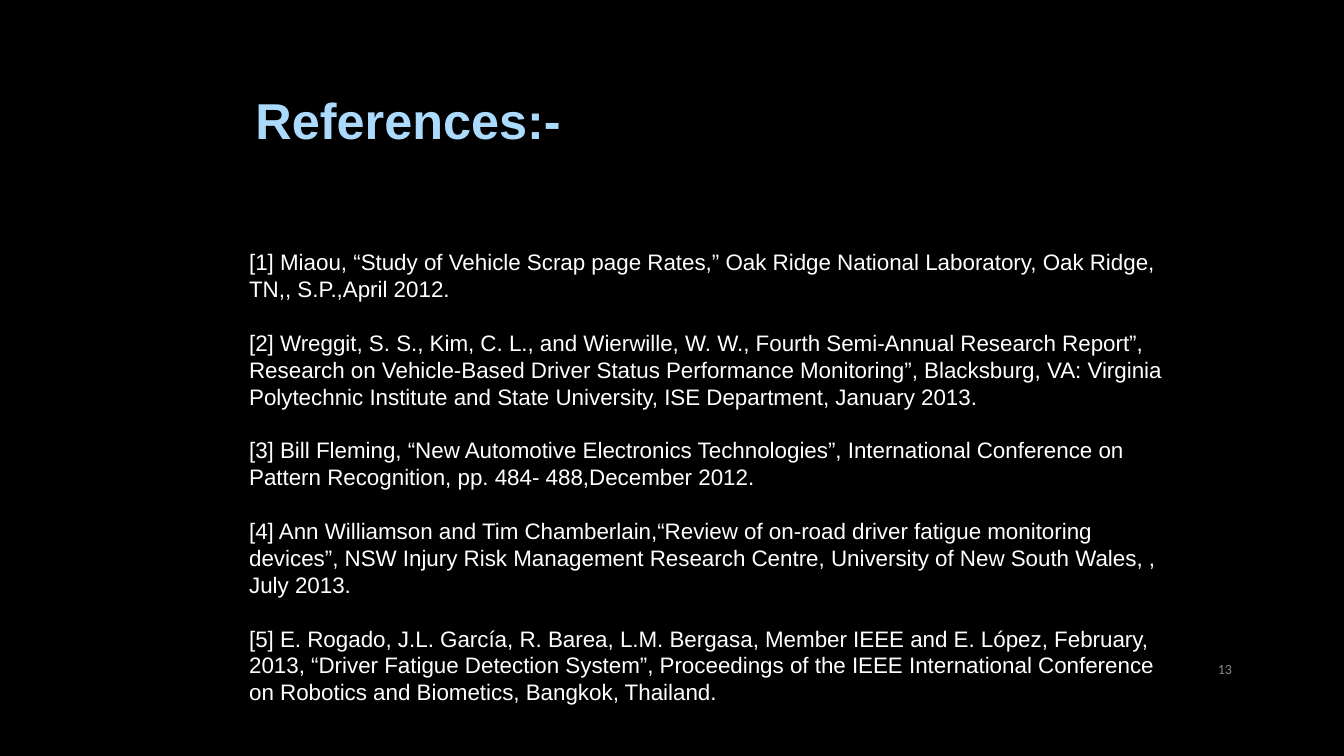
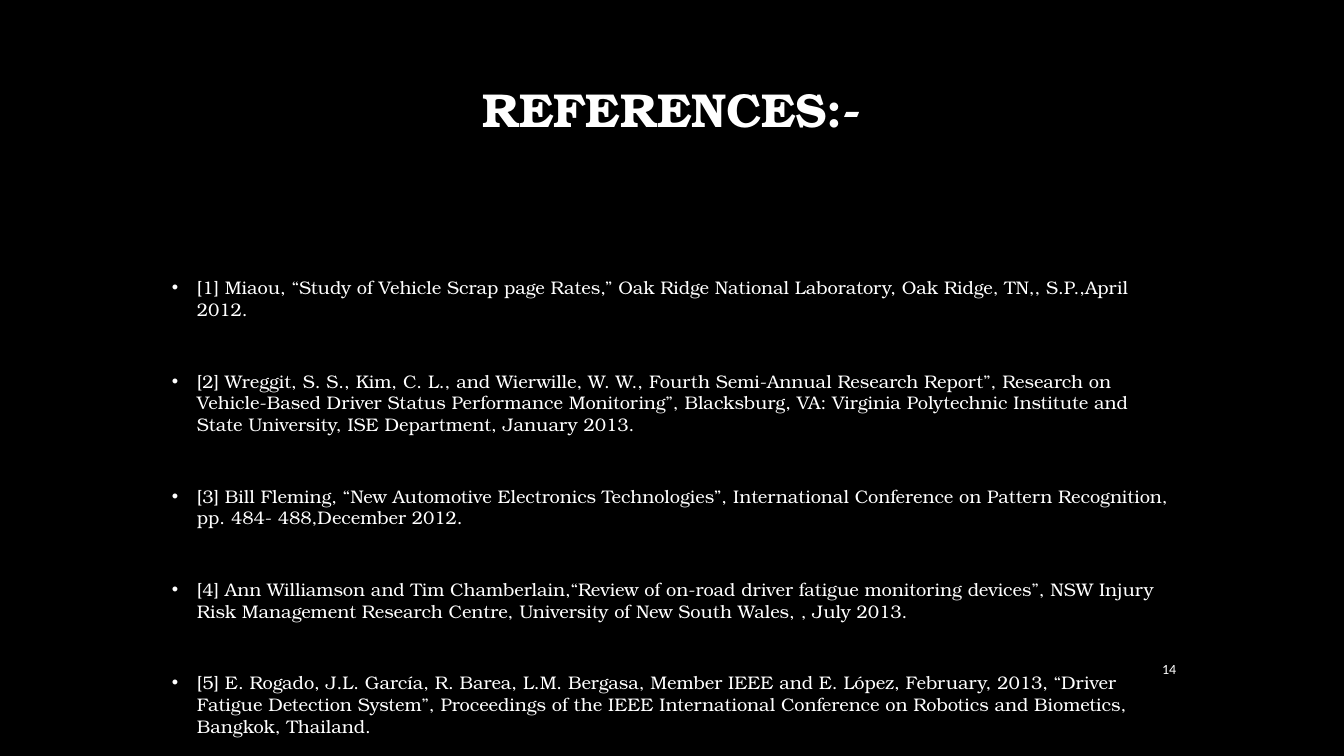
Before and after one commit to MRDGH2821/Drowsiness-Detector, a slide deck: slide 14 of Drowsiness Detector.pptx (slide 13 before the commit). Drawn at 1344x756 pixels with LibreOffice and Linux fonts; fonts in the diff are those of the drawing; background and template pictures are left out. Boxes give left, top, right and bottom in pixels: in the first picture for what was removed or moved away, otherwise in the second. Text is boxed around its words. In the diff, an @@ line names an element or a change of style, - is before the commit and + after.

```diff
--- a/Drowsiness Detector.pptx
+++ b/Drowsiness Detector.pptx
@@ title "REFERENCES:-" at <box>482,94,860,128</box>: vertical alignment top to middle @@
@@ title at <box>482,94,860,128</box>: text changed; size 36 to 34 pt; font Arial to TeX Gyre Bonum; text colour #ABDAFC to #FFFFFF @@
-References:-
+REFERENCES:-
@@ rectangle added at <box>0,231,1344,756</box>, fill #000000 at 50% opacity @@
@@ text "[1] Miaou, “Study of Vehicle ...": place and size @@
-text "[1] Miaou, “Study of Vehicle ..." at <box>249,253,1162,705</box>
+text "[1] Miaou, “Study of Vehicle ..." at <box>197,280,1168,733</box>
@@ text "[1] Miaou, “Study of Vehicle ..." at <box>197,280,1168,733</box>: size 16 to 12.9 pt, font Arial to TeX Gyre Bonum; bullet none to •; more space between paragraphs @@
@@ page number at <box>1162,665,1176,674</box>: text changed; text colour #898989 to #FFFFFF @@
-13
+14
```
Also in this commit, not shown: 12 other slides changed, 1 slide added.
